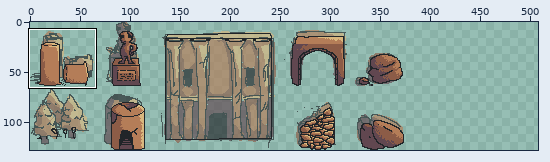
Pixel-art file: Assets/Sprites/buildings.ase. Above: a wide view before the commit, with the close-up outlined.
Close-up. Before the edit:
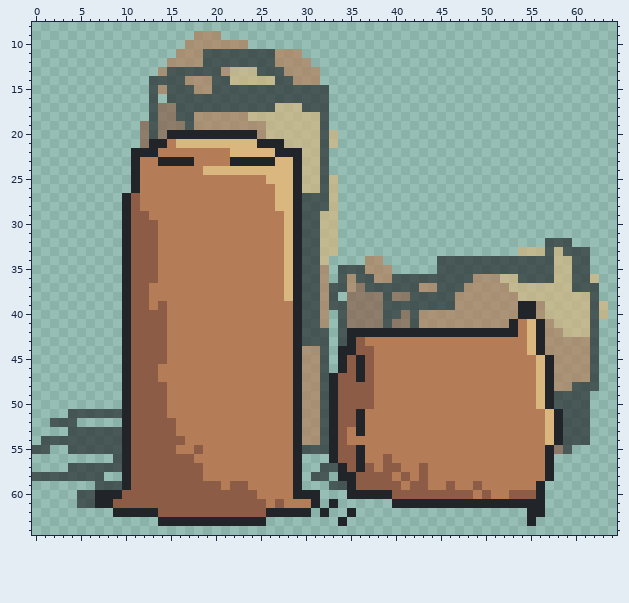
384x128 pixels, 1 frame. Shown: x 0..64, y 8..64. The old version is drawn lined up with the new one, on the new canvas. The wide view leaves out empty margins. The commit also changed other parts of the picture, which this record leaves out.
After:
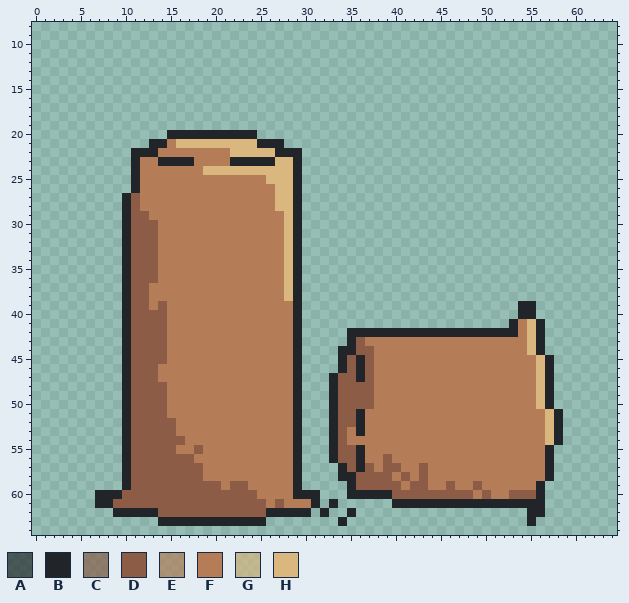
Palette (. is transparent): A #212529a8  B #212529  C #8c5c47a8  D #8c5c47  E #b47d58a8  F #b47d58  G #d9b77ea8  H #d9b77e
What changed:
canvas 384x128 -> 512x128
Changed rows in their new state; - is an unchanged pixel.
first column x 0:
 9 ------------------...-------------------------------------------
10 -----------------.......----------------------------------------
11 ----------------..............----------------------------------
12 ---------------................---------------------------------
13 --------------..................--------------------------------
14 -------------...................--------------------------------
15 -------------....................-------------------------------
16 -------------.-..................-------------------------------
17 -------------....................-------------------------------
18 -------------....................-------------------------------
19 ------------.....................-------------------------------
20 ------------...----------.........------------------------------
21 ------------.---------------......------------------------------
22 ------------------------------...-------------------------------
23 ------------------------------...-------------------------------
24 ------------------------------...-------------------------------
25 ------------------------------....------------------------------
26 ------------------------------....------------------------------
27 ------------------------------....------------------------------
28 ------------------------------....------------------------------
29 ------------------------------....------------------------------
30 ------------------------------....------------------------------
31 ------------------------------....------------------------------
32 ------------------------------....-----------------------...----
33 ------------------------------....--------------------........--
34 ------------------------------...----..------.................--
35 ------------------------------...-......-----.................--
36 ------------------------------...-.............................-
37 ------------------------------.................................-
38 ------------------------------....-............................-
39 ------------------------------........................--........
40 ------------------------------...-....................--........
41 ------------------------------...-...................----......-
42 ------------------------------...-.----------------------......-
43 ------------------------------...-.----------------------......-
44 ------------------------------...------------------------......-
45 ------------------------------...-------------------------.....-
46 ------------------------------...-------------------------.....-
47 ------------------------------...-------------------------.....-
48 ------------------------------...-------------------------.....-
49 ------------------------------...-------------------------....--
50 ------------------------------...-------------------------....--
51 ----......--------------------...--------------------------...--
52 --...-------------------------...--------------------------...--
53 ----......--------------------...--------------------------...--
54 -.........--------------------...--------------------------...--
55 ..--......--------------------...-------------------------..----
56 ---------.------------------------------------------------------
57 ----......----------------------..------------------------------
58 ........-----------------------..-------------------------------
59 -------...-----------------------..-----------------------------
60 -----..---------------------------------------------------------
61 -----..---------------------------------------------------------
Boxes around the changes in both close-ups, in picture pixels (x1, y1, x2, y2):
erased: (140, 31, 608, 490)
erased: (32, 409, 122, 508)
